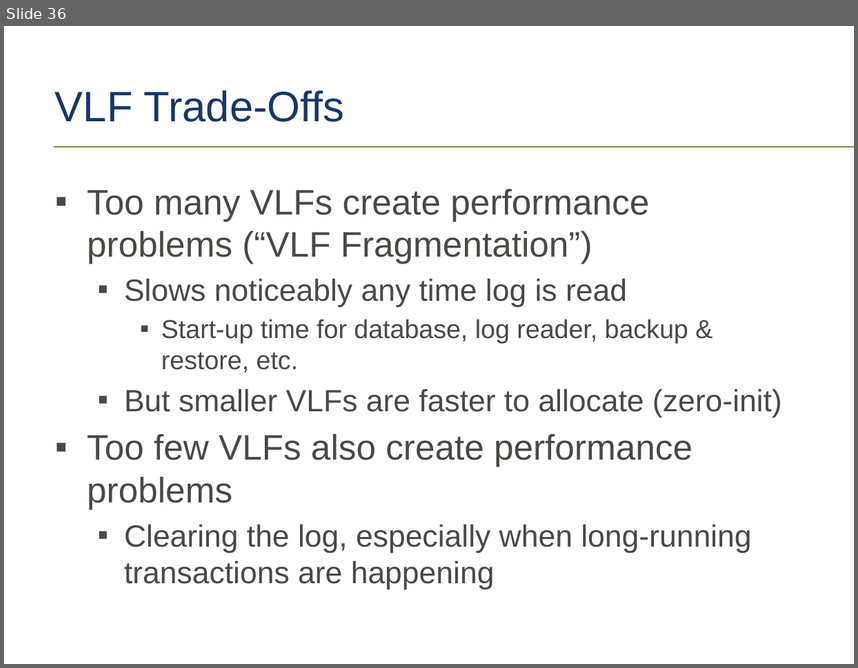
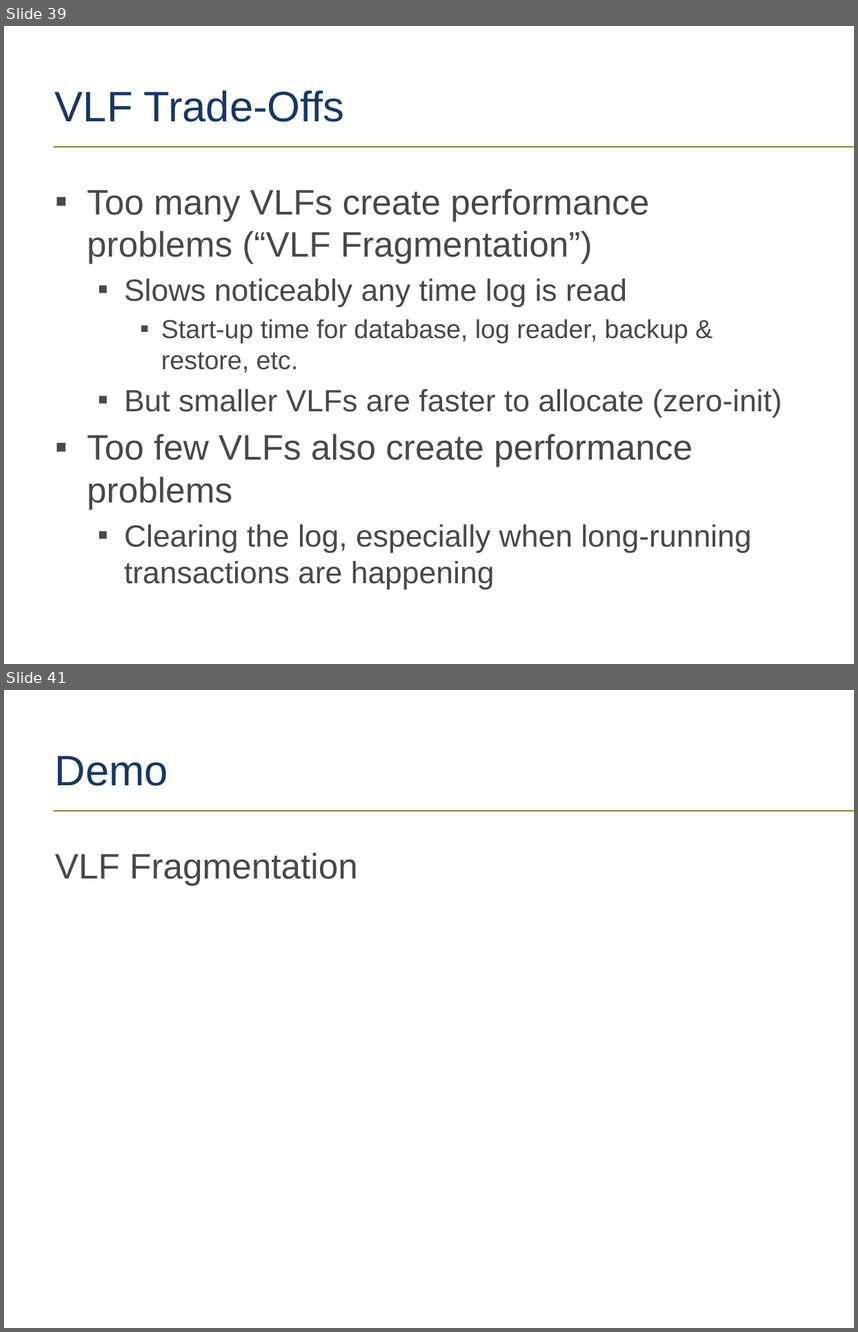
Before and after one commit to tf3604/LogFilePresentation, a slide deck: TransactionLog.pptx. Shown one above the other, each under a label of ours: slide 36 before the commit, slides 39 and 41 after it; the slides between them are not shown. The pictures are 858x668 and 858x1332 pixels, drawn with LibreOffice and Linux fonts; fonts in the diff are those of the drawing; background and template pictures are left out. Boxes give left, top, right and bottom in pixels: in the first picture for what was removed or moved away, otherwise in the second. Text is boxed around its words. In the diff, an @@ line names an element or a change of style, - is before the commit and + after.

```diff
--- a/TransactionLog.pptx
+++ b/TransactionLog.pptx
@@ slide 41 added at [4, 690, 854, 1328], background #FFFFFF; not listed: 1 template element that a slide beside it also shows @@
@@ title added at [55, 756, 168, 786], 36 pt, text #163764 @@
+Demo
@@ text added at [55, 853, 358, 885], 30 pt, text #474947 @@
+VLF Fragmentation
@@ what was slide 36 is now slide 39 @@
```
Also in this commit, not shown: 6 other slides added, 13 other files.
